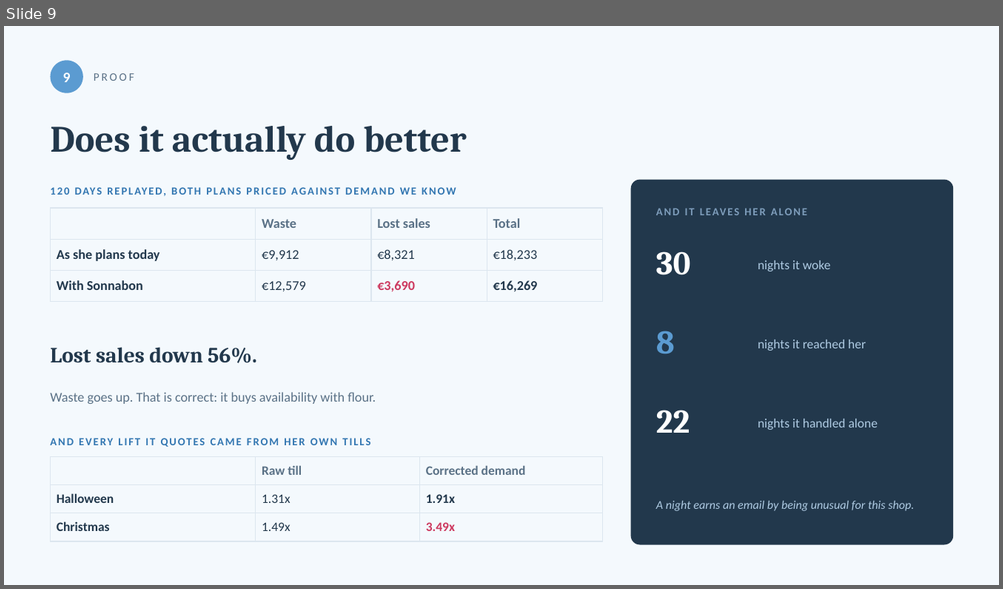
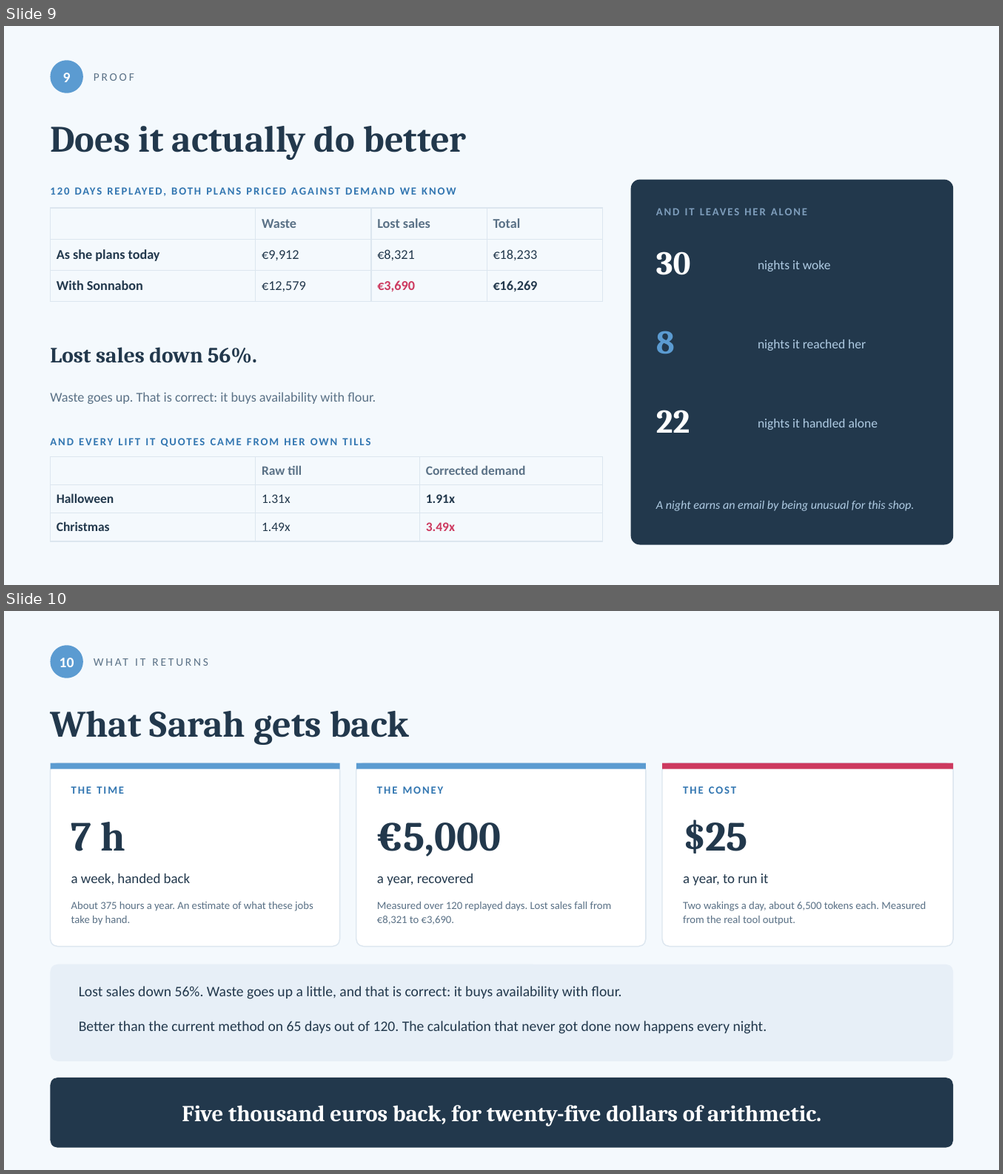
Before and after one commit to Lynchpin707/Sonnabon, a slide deck: docs/Sonnabon.pptx. Shown one above the other, each under a label of ours: slide 9 before the commit, slides 9 and 10 after it. The pictures are 1003x589 and 1003x1174 pixels, drawn with LibreOffice and Linux fonts; fonts in the diff are those of the drawing. Boxes give left, top, right and bottom in pixels: in the first picture for what was removed or moved away, otherwise in the second. Text is boxed around its words. In the diff, an @@ line names an element or a change of style, - is before the commit and + after.

```diff
--- a/docs/Sonnabon.pptx
+++ b/docs/Sonnabon.pptx
@@ slide 10 added at box(4, 611, 999, 1170), background #F4F9FD @@
@@ ellipse added at box(51, 645, 83, 678), fill #5B9BD1 @@
@@ text added at box(60, 658, 74, 667), 14 pt, text #FFFFFF, bold @@
+10
@@ text added at box(50, 711, 462, 997), 11 pt, text #5A7186 @@
+WHAT IT RETURNS
@@ text added at box(150, 711, 409, 745), 36 pt, text #22384C, bold @@
+What Sarah gets back
@@ rounded rectangle added at box(51, 763, 340, 947), fill #FFFFFF, outline #DCE6EF 1 pt @@
@@ rectangle added at box(51, 763, 340, 769), fill #5B9BD1 @@
@@ rounded rectangle added at box(356, 763, 646, 947), fill #FFFFFF, outline #DCE6EF 1 pt @@
@@ rectangle added at box(356, 763, 646, 769), fill #5B9BD1 @@
@@ rounded rectangle added at box(662, 763, 953, 947), fill #FFFFFF, outline #DCE6EF 1 pt @@
@@ rectangle added at box(662, 763, 953, 769), fill #CD395F @@
@@ text added at box(71, 786, 124, 794), 10.5 pt, text #3276B1, bold @@
+THE TIME
@@ text added at box(377, 786, 444, 794), 10.5 pt, text #3276B1, bold @@
+THE MONEY
@@ text added at box(683, 786, 736, 794), 10.5 pt, text #3276B1, bold @@
+THE COST
@@ text added at box(71, 822, 126, 851), 40 pt, text #22384C, bold @@
+7 h
@@ text added at box(377, 823, 501, 857), 40 pt, text #22384C, bold @@
+€5,000
@@ text added at box(683, 820, 748, 854), 40 pt, text #22384C, bold @@
+$25
@@ text added at box(71, 874, 190, 885), 13.5 pt, text #22384C @@
+a week, handed back
@@ text added at box(377, 874, 474, 886), 13.5 pt, text #22384C @@
+a year, recovered
@@ text added at box(683, 874, 768, 886), 13.5 pt, text #22384C @@
+a year, to run it
@@ text added at box(71, 902, 313, 925), 10.5 pt, text #5A7186 @@
+About 375 hours a year. An estimate of what these jobs take by hand.
@@ text added at box(377, 902, 612, 925), 10.5 pt, text #5A7186 @@
+Measured over 120 replayed days. Lost sales fall from €8,321 to €3,690.
@@ text added at box(683, 902, 925, 925), 10.5 pt, text #5A7186 @@
+Two wakings a day, about 6,500 tokens each. Measured from the real tool output.
@@ rounded rectangle added at box(51, 965, 953, 1062), fill #E7EFF7 @@
@@ text added at box(79, 986, 622, 999), 14 pt, text #22384C @@
+Lost sales down 56%. Waste goes up a little, and that is correct: it buys availability with flour.
@@ text added at box(79, 1021, 767, 1034), 14 pt, text #22384C @@
+Better than the current method on 65 days out of 120. The calculation that never got done now happens every night.
@@ rounded rectangle added at box(51, 1078, 953, 1148), fill #22384C @@
@@ text added at box(182, 1105, 821, 1127), 22 pt, text #FFFFFF, bold @@
+Five thousand euros back, for twenty-five dollars of arithmetic.
```
Also in this commit, not shown: 1 other slide added, 1 slide removed, 1 other file.
